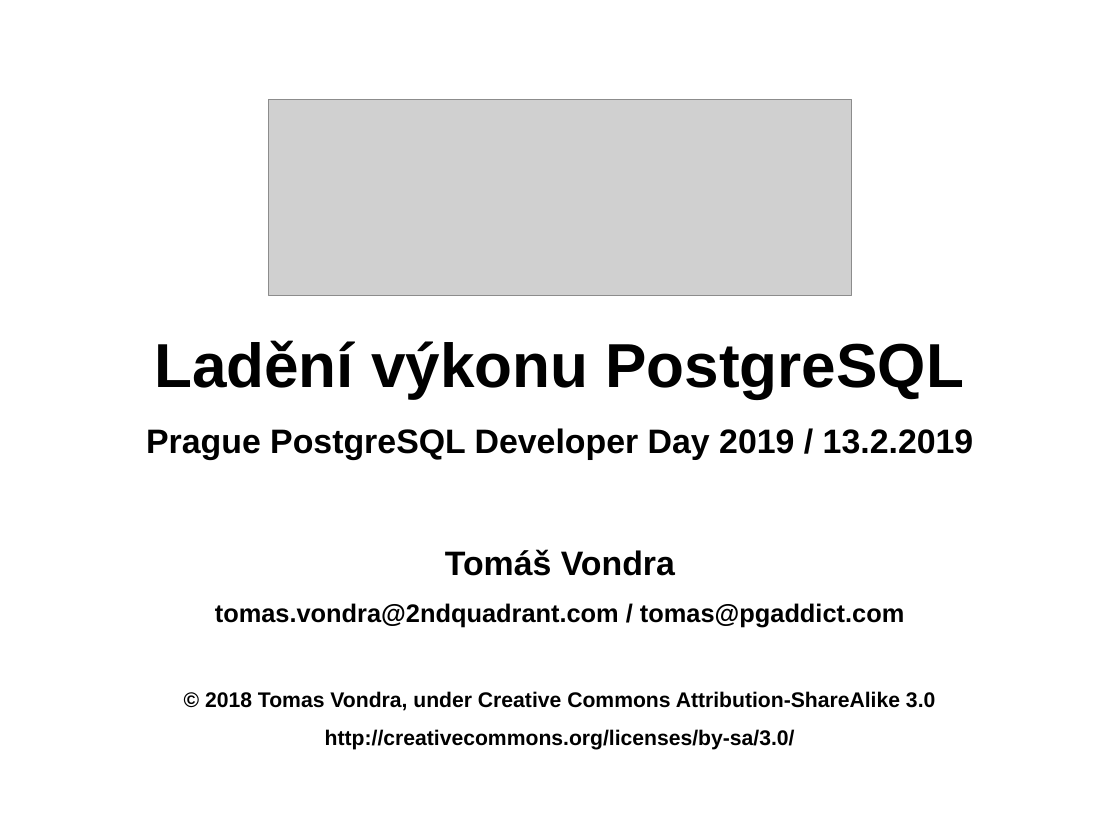
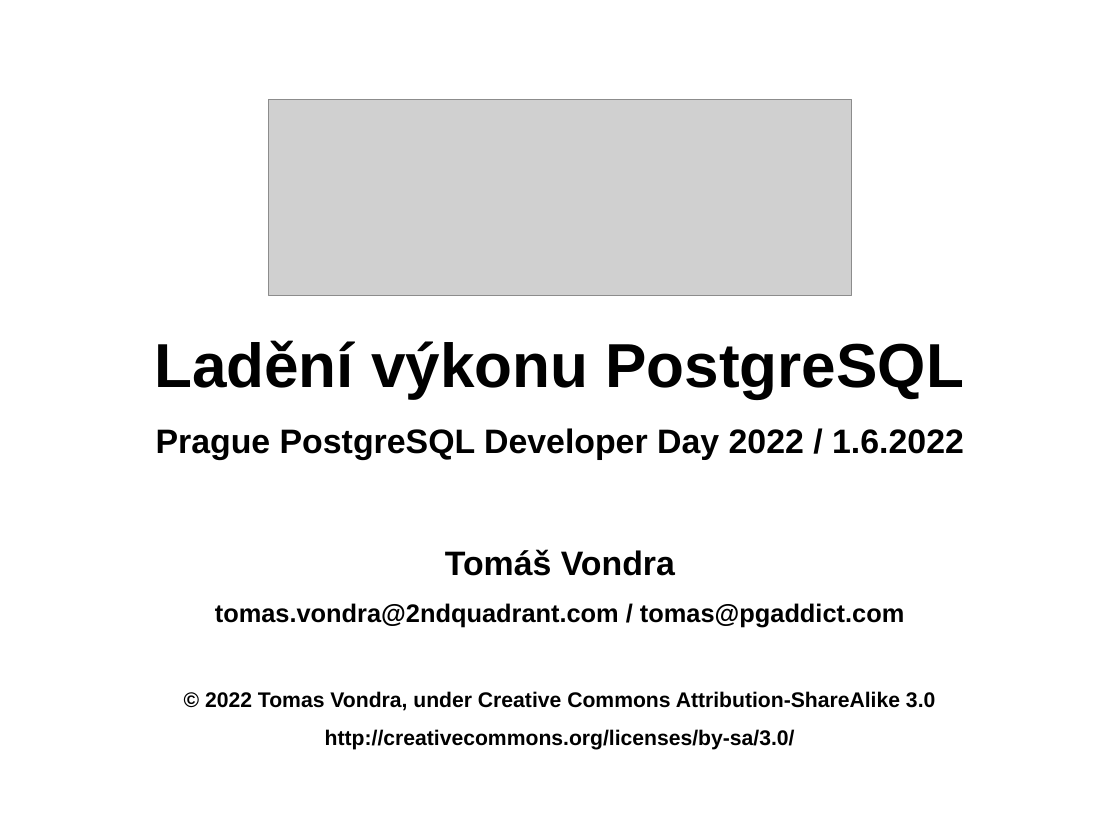
Before and after one commit to tvondra/perf_tuning_training, a slide deck: slide 1 of perf-tuning-training.odp. Drawn at 1120x840 pixels with LibreOffice and Linux fonts; fonts in the diff are those of the drawing; grey boxes stand for pictures. Boxes give left, top, right and bottom in pixels: in the first picture for what was removed or moved away, otherwise in the second. Text is boxed around its words. In the diff, an @@ line names an element or a change of style, - is before the commit and + after.

```diff
--- a/perf-tuning-training.odp
+++ b/perf-tuning-training.odp
@@ subtitle at bbox=[156, 428, 964, 460]: text changed @@
-Prague PostgreSQL Developer Day 2019 / 13.2.2019
+Prague PostgreSQL Developer Day 2022 / 1.6.2022
@@ subtitle at bbox=[205, 691, 935, 711]: text changed @@
-© 2018 Tomas Vondra, under Creative Commons Attribution-ShareAlike 3.0
+© 2022 Tomas Vondra, under Creative Commons Attribution-ShareAlike 3.0
```
Also in this commit, not shown: 2 other files.
